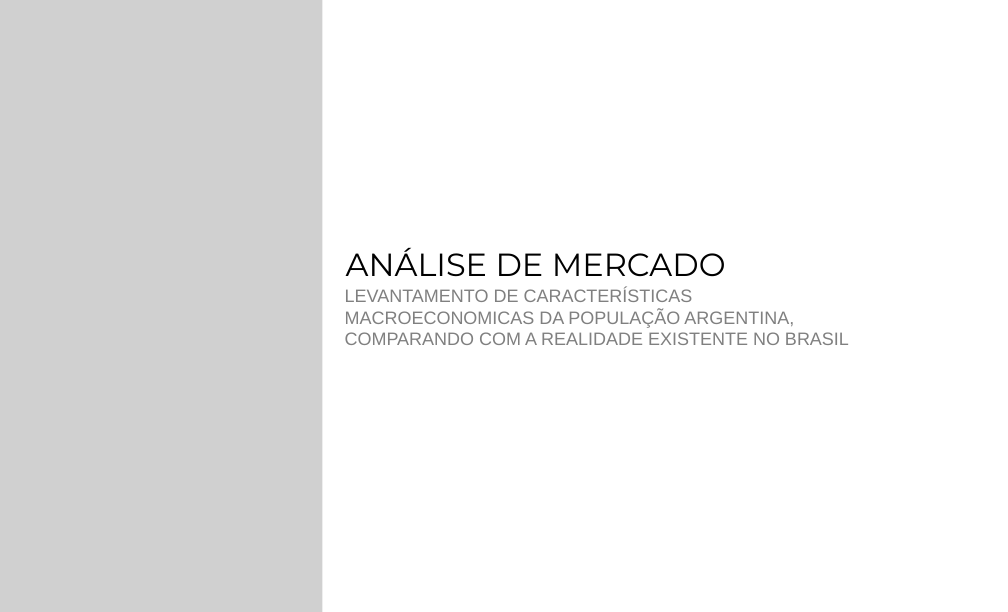
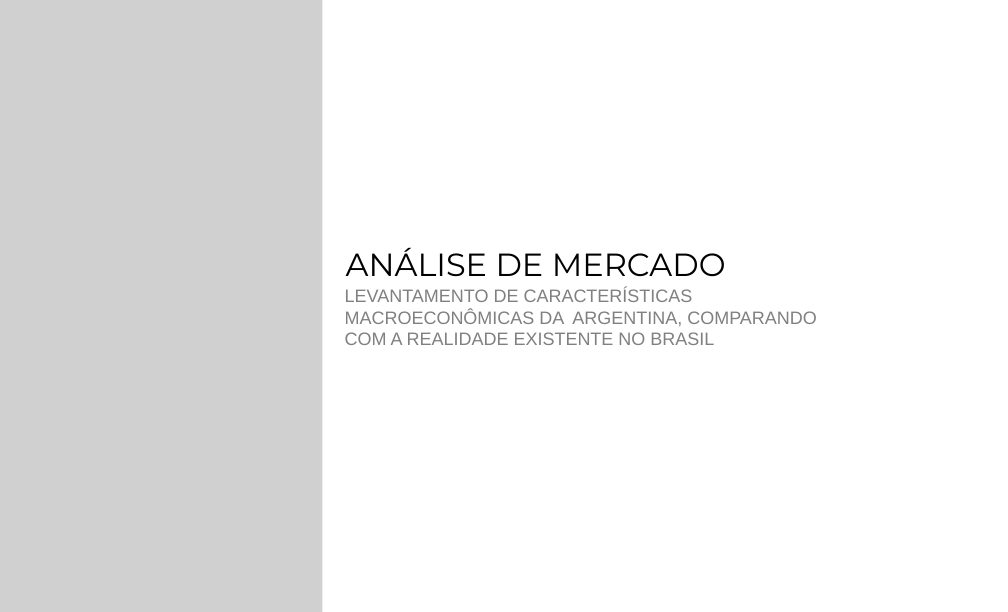
Before and after one commit to AndreBertollo/Desafio-Mercado-Livre, a slide deck: slide 3 of Apresentação/Estudo de Mercado - Aderência Meli Mercado Argentino.pptx. Drawn at 1008x612 pixels with LibreOffice and Linux fonts; fonts in the diff are those of the drawing; grey boxes stand for pictures. Boxes give left, top, right and bottom in pixels: in the first picture for what was removed or moved away, otherwise in the second. Text is boxed around its words. In the diff, an @@ line names an element or a change of style, - is before the commit and + after.

```diff
--- a/Apresentação/Estudo de Mercado - Aderência Meli Mercado Argentino.pptx
+++ b/Apresentação/Estudo de Mercado - Aderência Meli Mercado Argentino.pptx
@@ text at bbox=[345, 288, 817, 345]: text changed @@
-LEVANTAMENTO DE CARACTERÍSTICAS MACROECONOMICAS DA POPULAÇÃO ARGENTINA, COMPARANDO COM A REALIDADE EXISTENTE NO BRASIL
+LEVANTAMENTO DE CARACTERÍSTICAS MACROECONÔMICAS DA ARGENTINA, COMPARANDO COM A REALIDADE EXISTENTE NO BRASIL
```
Also in this commit, not shown: 18 other slides changed, 1 other file.
